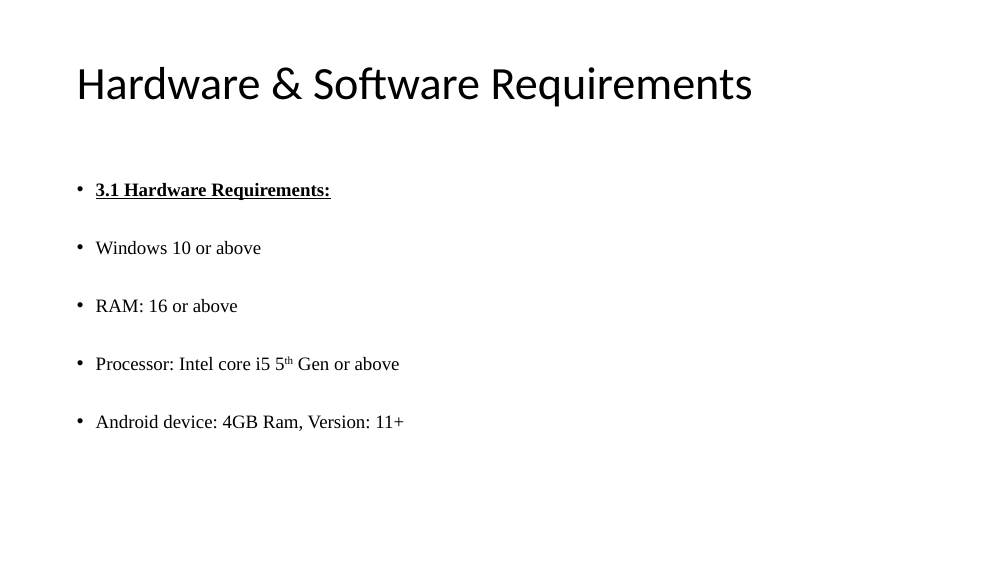
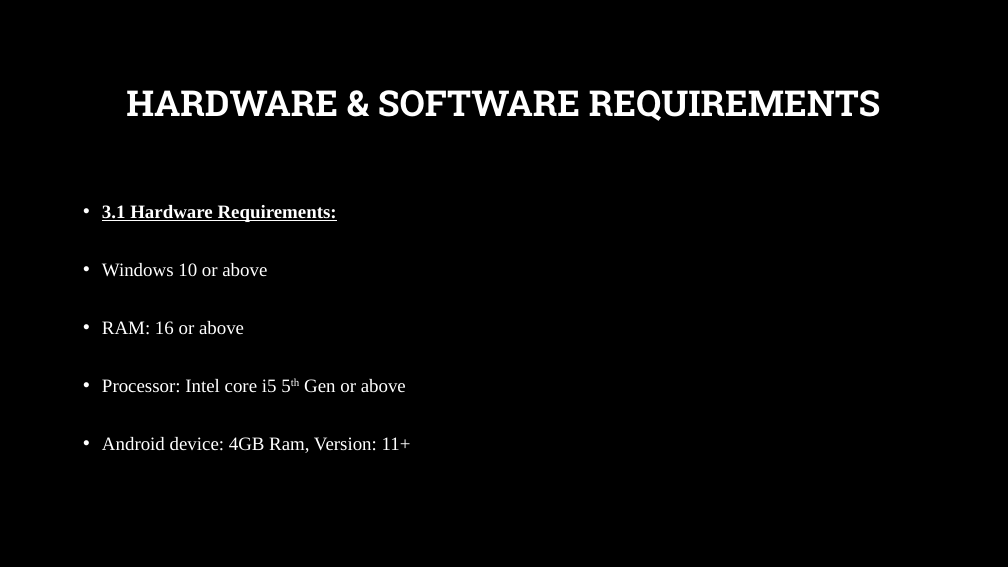
Before and after one commit to Dibya-Bharat/Major_project, a slide deck: slide 4 of Report/Tourism Recommendation Application.pptx. Drawn at 1008x567 pixels with LibreOffice and Linux fonts; fonts in the diff are those of the drawing; background and template pictures are left out. Boxes give left, top, right and bottom in pixels: in the first picture for what was removed or moved away, otherwise in the second. Text is boxed around its words. In the diff, an @@ line names an element or a change of style, - is before the commit and + after.

```diff
--- a/Report/Tourism Recommendation Application.pptx
+++ b/Report/Tourism Recommendation Application.pptx
@@ background #FFFFFF to picture (left out) @@
@@ title at box(126, 90, 880, 121): text changed; size 44 to 34 pt; font Calibri to Roboto Slab; text colour #000000 to #FFFFFF; bold on @@
-Hardware & Software Requirements
+HARDWARE & SOFTWARE REQUIREMENTS
@@ text "3.1 Hardware Requirements:": place and size @@
-text "3.1 Hardware Requirements:" at box(96, 183, 404, 431)
+text "3.1 Hardware Requirements:" at box(102, 205, 411, 453)
@@ text "3.1 Hardware Requirements:" at box(102, 205, 411, 453): text colour #000000 to #FFFFFF @@
```
Also in this commit, not shown: 13 other slides changed, 1 slide added.
